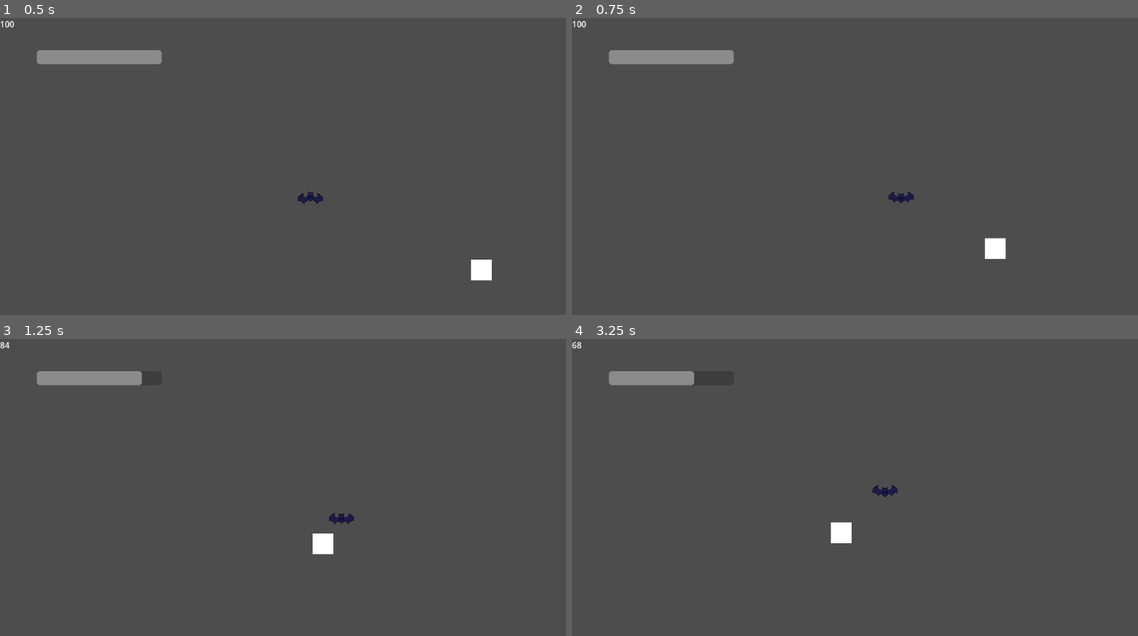
Above: before the commit, frames 1-4 (two rows, left to right).
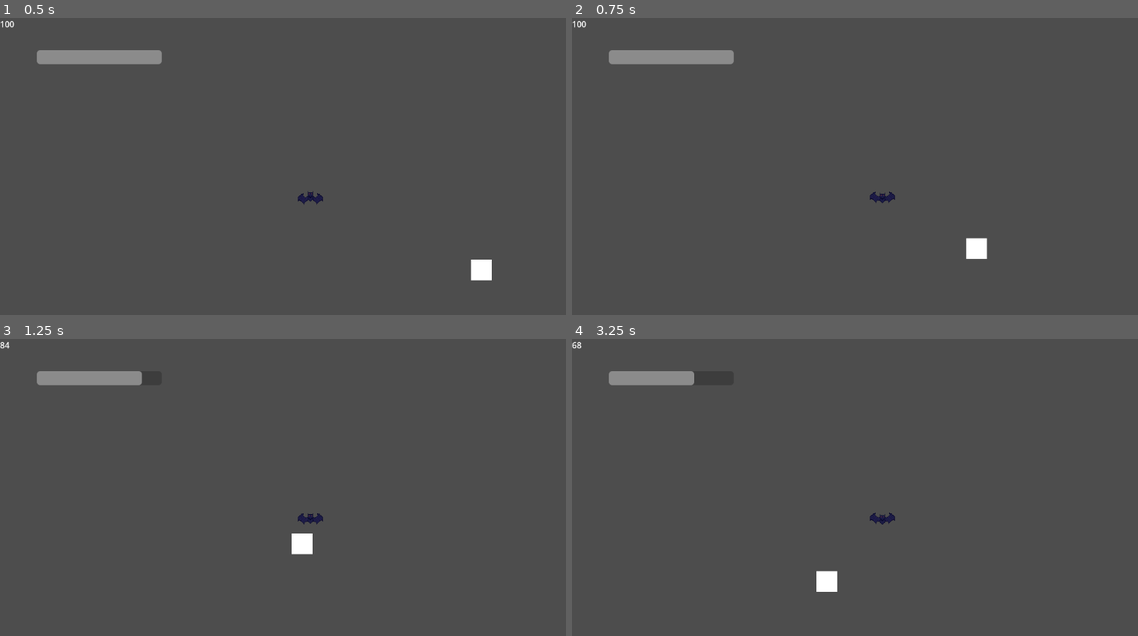
Above: after the commit, the same moments.

Repository: The-Sleety/jam
Game: Godot game, scene res://Scripts/Maps/Demo.tscn
Same seed, same stepped clock (60 frames per second), same inputs: the game is played once before the commit and once after it.
Inputs:
- Up to frame 1 (0.5 s): no input
- Up to frame 2 (0.75 s): tap Enter (ui_accept) at 0.5 s; hold D (go_right) from 0.53 s (still down); tap Space (hit, bound only after the commit) at 0.6 s
- Up to frame 3 (1.25 s): keep holding D (go_right); tap Enter (ui_accept) at 0.77, 1.07 s; tap E (transform, bound only after the commit) at 0.8 s
- Up to frame 4 (3.25 s): release D (go_right) at 1.28 s; hold S (go_down) 1.28-2.03 s; tap E (transform, bound only after the commit) at 1.35, 3.05 s; tap Enter (ui_accept) at 1.52, 1.55, 1.82, 2.1, 3.02 s; hold D (go_right) 2.03-2.78 s; tap Space (hit, bound only after the commit) at 2.3, 2.85 s; hold W (go_up) from 2.78 s (still down)

Frame 1 is identical in both runs. In frame 2, 0.7% of the frame differs, in the area x 52-77%, y 58-82%; in frame 3, 0.7%, in the area x 51-63%, y 58-73%; in frame 4, 0.7%.

Commit message:
;kl;jgkfjh

Diff:
--- a/new-game-project/Scenes/Entities/Player.tscn
+++ b/new-game-project/Scenes/Entities/Player.tscn
@@ -133,7 +133,7 @@
 position = Vector2(21, 21)
 sprite_frames = SubResource("SpriteFrames_4kc40")
 animation = &"idle"
-frame_progress = 0.0010129479
+frame_progress = 0.46161145
 
 [node name="vampire" type="Sprite2D" parent="."]
 
@@ -144,6 +144,9 @@
 shape = SubResource("CircleShape2D_g4oe6")
 
 [node name="Camera2D" type="Camera2D" parent="."]
-position_smoothing_enabled = true
+
+[node name="HitCooldown" type="Timer" parent="."]
+wait_time = 2.0
+one_shot = true
 
 [connection signal="pressed" from="CanvasLayer/DeathScreen/Button" to="CanvasLayer/DeathScreen/Button" method="_on_pressed"]
--- a/new-game-project/Scenes/Entities/Villager.tscn
+++ b/new-game-project/Scenes/Entities/Villager.tscn
@@ -8,7 +8,7 @@
 [sub_resource type="CircleShape2D" id="CircleShape2D_qg623"]
 radius = 149.40549
 
-[node name="Villager" type="CharacterBody2D"]
+[node name="Villager" type="CharacterBody2D" groups=["Enemy"]]
 script = ExtResource("1_qg623")
 
 [node name="ColorRect" type="ColorRect" parent="."]
--- a/new-game-project/Scenes/Entities/player.gd
+++ b/new-game-project/Scenes/Entities/player.gd
@@ -6,8 +6,9 @@
 var IsDead : bool = false
 @export var Health : int
 @export var isVampire : bool = false
-
-
+@export var canHit : bool = true
+@export var damage : float = 10
+var canBeBitten = true
 func _physics_process(_delta: float) -> void:
 	var direction := Input.get_vector("go_left", "go_right", "go_up", "go_down")
 	if direction:
@@ -19,11 +20,13 @@
 			pass
 		else:
 			$Bat.play("idle")
-
 	move_and_slide()
 
+	if Input.is_action_just_pressed("hit"):
+		bite()
+
 func transform():
-	if Input.is_action_just_pressed("ui_accept"):
+	if Input.is_action_just_pressed("transform"):
 		if isVampire:
 			Speed = flySpeed
 			$Bat.visible = false
@@ -36,8 +39,16 @@
 			$vampire.visible = false
 
 func bite():
-	#if is in area and prey health is less than a amount be able to bite
-	pass
+	if canBeBitten:
+		if $HitArea.get_overlapping_bodies().size() > 0:
+			for body in $HitArea.get_overlapping_bodies():
+				if body.is_in_group("Enemy"):
+					if canHit:
+						body.getHurt()
+						canHit = false
+						$HitCooldown.start()
+	else:
+		return
 
 func getHurt(dmg:int):
 	Health -= dmg
--- a/new-game-project/Scripts/Entities/villager.gd
+++ b/new-game-project/Scripts/Entities/villager.gd
@@ -6,11 +6,12 @@
 var PlayerBody = null
 var damage = randi_range(10,20)
 var cooldown = 2.4
-var maxHealth = randi_range(100,120)
-var health = maxHealth
-
+var maxHealth = 1
+var Health = maxHealth
+var canMove = true
 func _physics_process(_delta: float) -> void:
-	position += (get_tree().get_first_node_in_group("Player").global_position - position) / Speed
+	if canMove:
+		position += (get_tree().get_first_node_in_group("Player").global_position - position) / Speed
 	move_and_slide()
 
 	if $HitArea.get_overlapping_bodies().size() > 0:
@@ -21,6 +22,12 @@
 					canHit = false
 					$HitCooldown.start()
 
+func getHurt():
+	canMove = false
+
+	canHit = false
+	await get_tree().create_timer(2.5).timeout
+	queue_free()
 
 func _on_hit_cooldown_timeout() -> void:
 	canHit = true
--- a/new-game-project/project.godot
+++ b/new-game-project/project.godot
@@ -42,3 +42,13 @@
 "events": [Object(InputEventKey,"resource_local_to_scene":false,"resource_name":"","device":-1,"window_id":0,"alt_press …(192 unchanged characters)…
 ]
 }
+transform={
+"deadzone": 0.2,
+"events": [Object(InputEventKey,"resource_local_to_scene":false,"resource_name":"","device":-1,"window_id":0,"alt_pressed":false,"shift_pressed":false,"ctrl_pressed":false,"meta_pressed":false,"pressed":false,"keycode":0,"physical_keycode":69,"key_label":0,"unicode":101,"location":0,"echo":false,"script":null)
+]
+}
+hit={
+"deadzone": 0.2,
+"events": [Object(InputEventKey,"resource_local_to_scene":false,"resource_name":"","device":-1,"window_id":0,"alt_pressed":false,"shift_pressed":false,"ctrl_pressed":false,"meta_pressed":false,"pressed":false,"keycode":0,"physical_keycode":32,"key_label":0,"unicode":32,"location":0,"echo":false,"script":null)
+]
+}
Binary file added: new-game-project/Assets/retro-pixel-thick.ttf
Not shown, added: new-game-project/Assets/retro-pixel-thick.ttf.import
